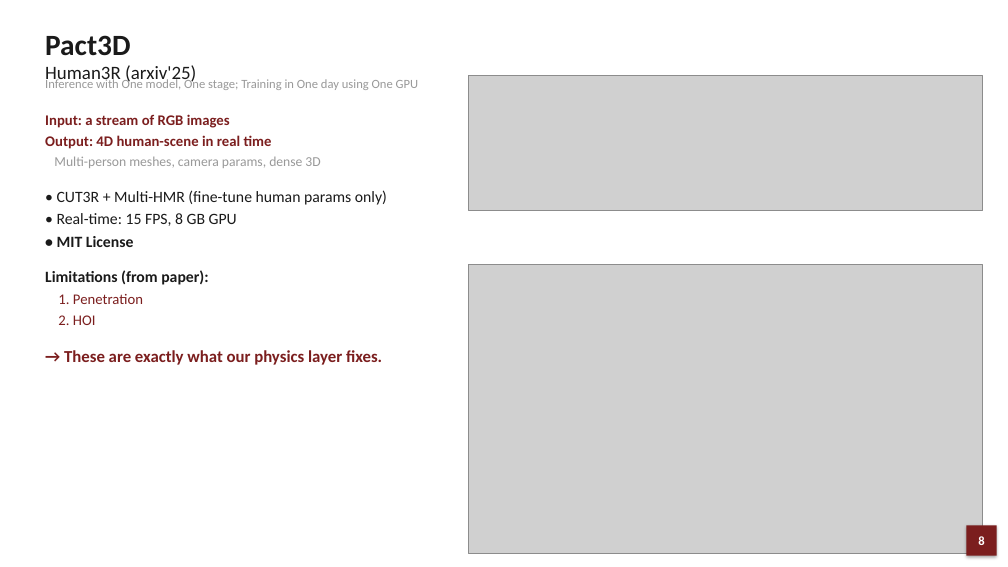
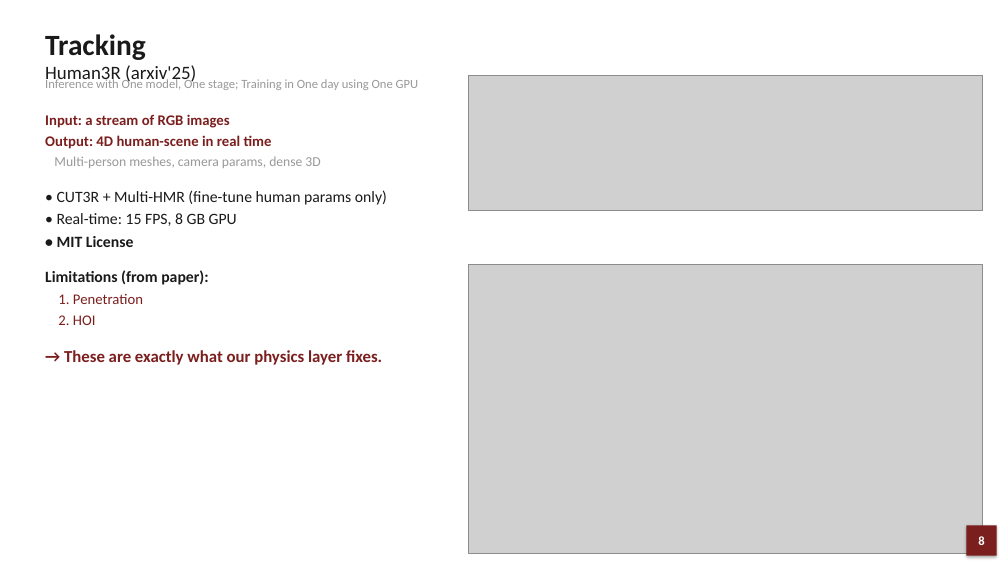
Before and after one commit to JCNTH/Pact3D, a slide deck: slide 8 of Pact3D_Presentation.pptx. Drawn at 1008x567 pixels with LibreOffice and Linux fonts; fonts in the diff are those of the drawing; grey boxes stand for pictures. Boxes give left, top, right and bottom in pixels: in the first picture for what was removed or moved away, otherwise in the second. Text is boxed around its words. In the diff, an @@ line names an element or a change of style, - is before the commit and + after.

```diff
--- a/Pact3D_Presentation.pptx
+++ b/Pact3D_Presentation.pptx
@@ text at box(45, 34, 146, 60): text changed @@
-Pact3D
+Tracking
```
Also in this commit, not shown: 16 other slides changed, 1 other file.
